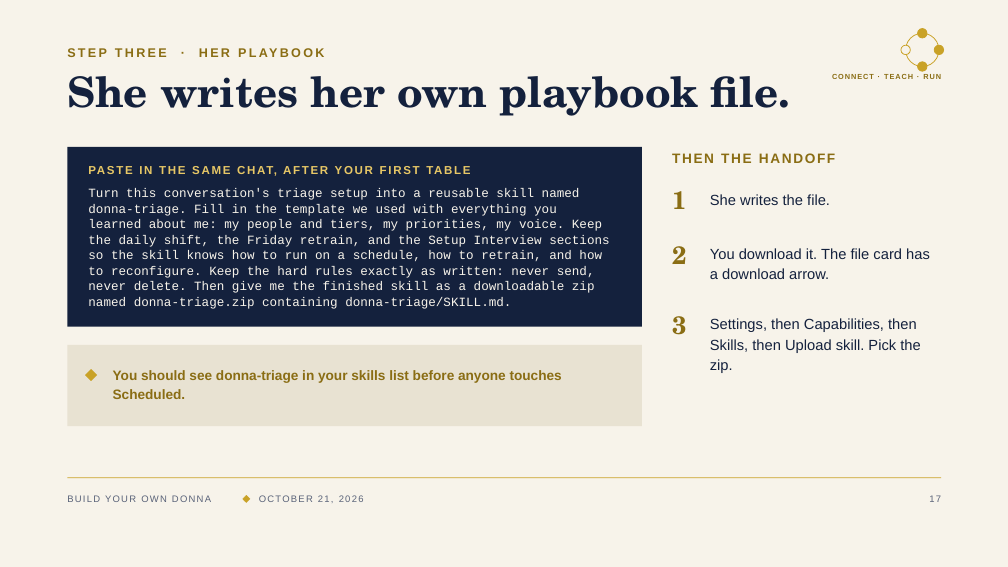
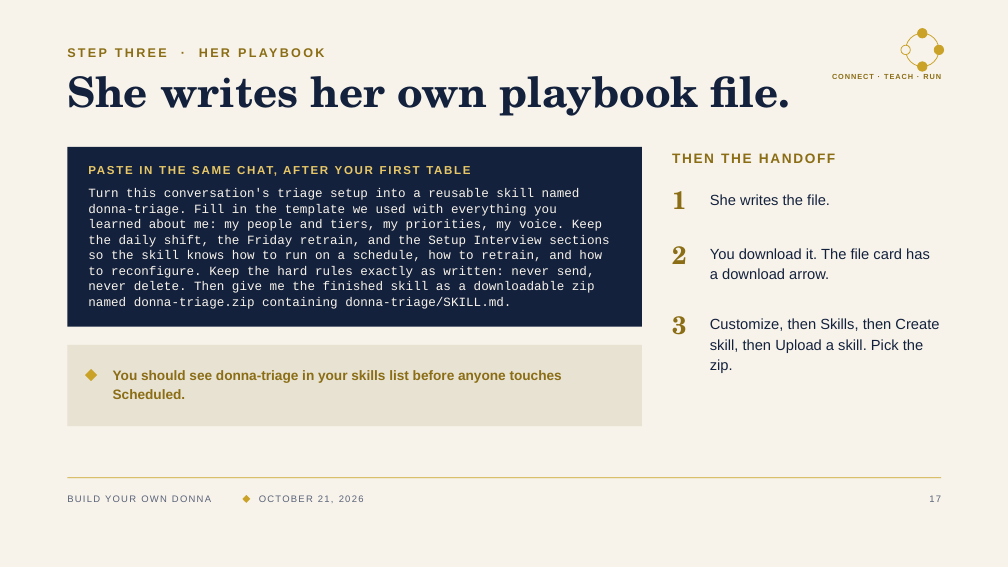
Before and after one commit to denisekgosnell/Donna, a slide deck: slide 18 of decks/build-your-own-donna-v3.pptx. Drawn at 1008x567 pixels with LibreOffice and Linux fonts; fonts in the diff are those of the drawing. Boxes give left, top, right and bottom in pixels: in the first picture for what was removed or moved away, otherwise in the second. Text is boxed around its words. In the diff, an @@ line names an element or a change of style, - is before the commit and + after.

```diff
--- a/decks/build-your-own-donna-v3.pptx
+++ b/decks/build-your-own-donna-v3.pptx
@@ text at bbox=[710, 318, 939, 373]: text changed @@
-Settings, then Capabilities, then Skills, then Upload skill. Pick the zip.
+Customize, then Skills, then Create skill, then Upload a skill. Pick the zip.
```
Also in this commit, not shown: 8 other slides changed, 21 other files.
